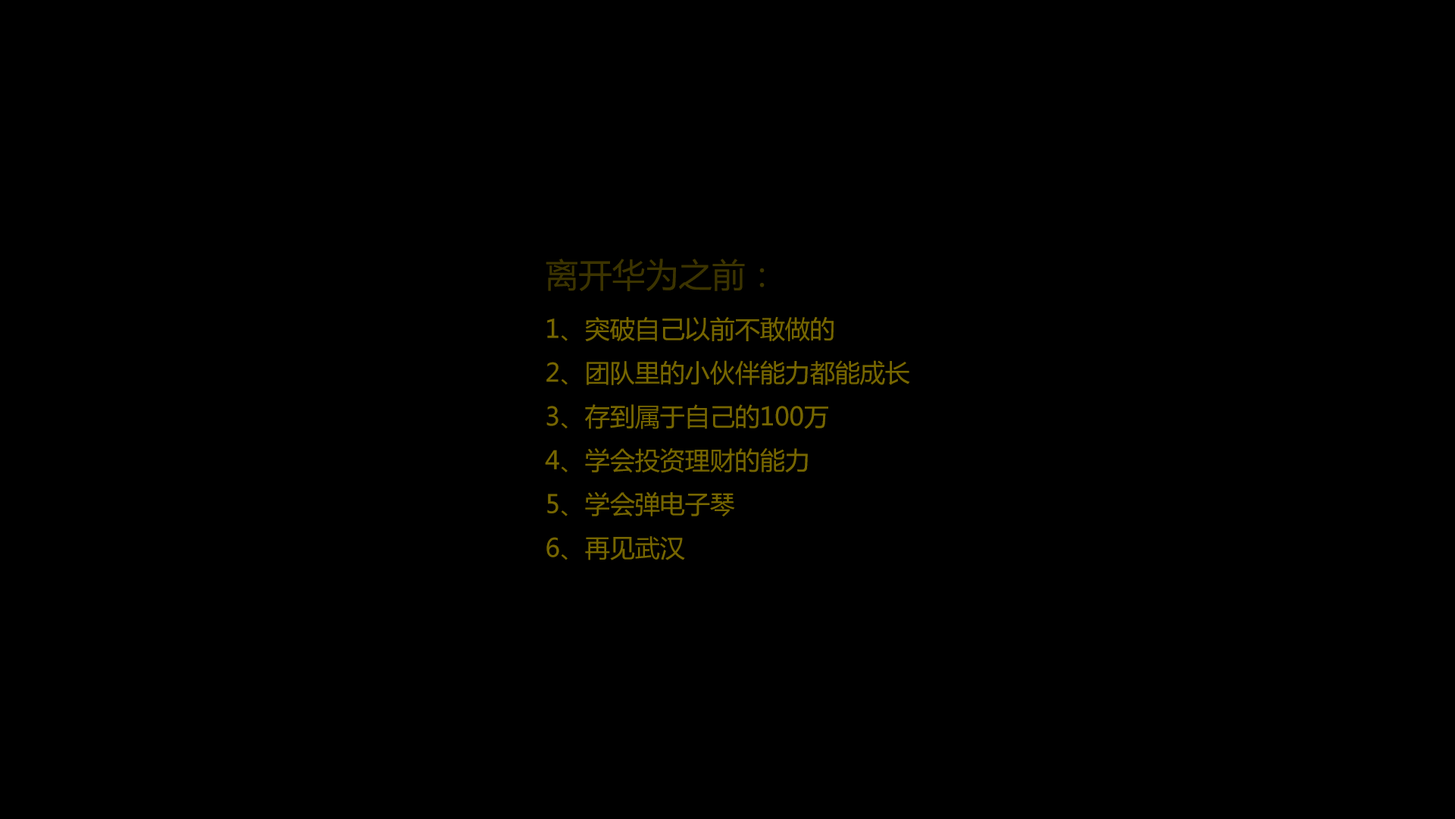
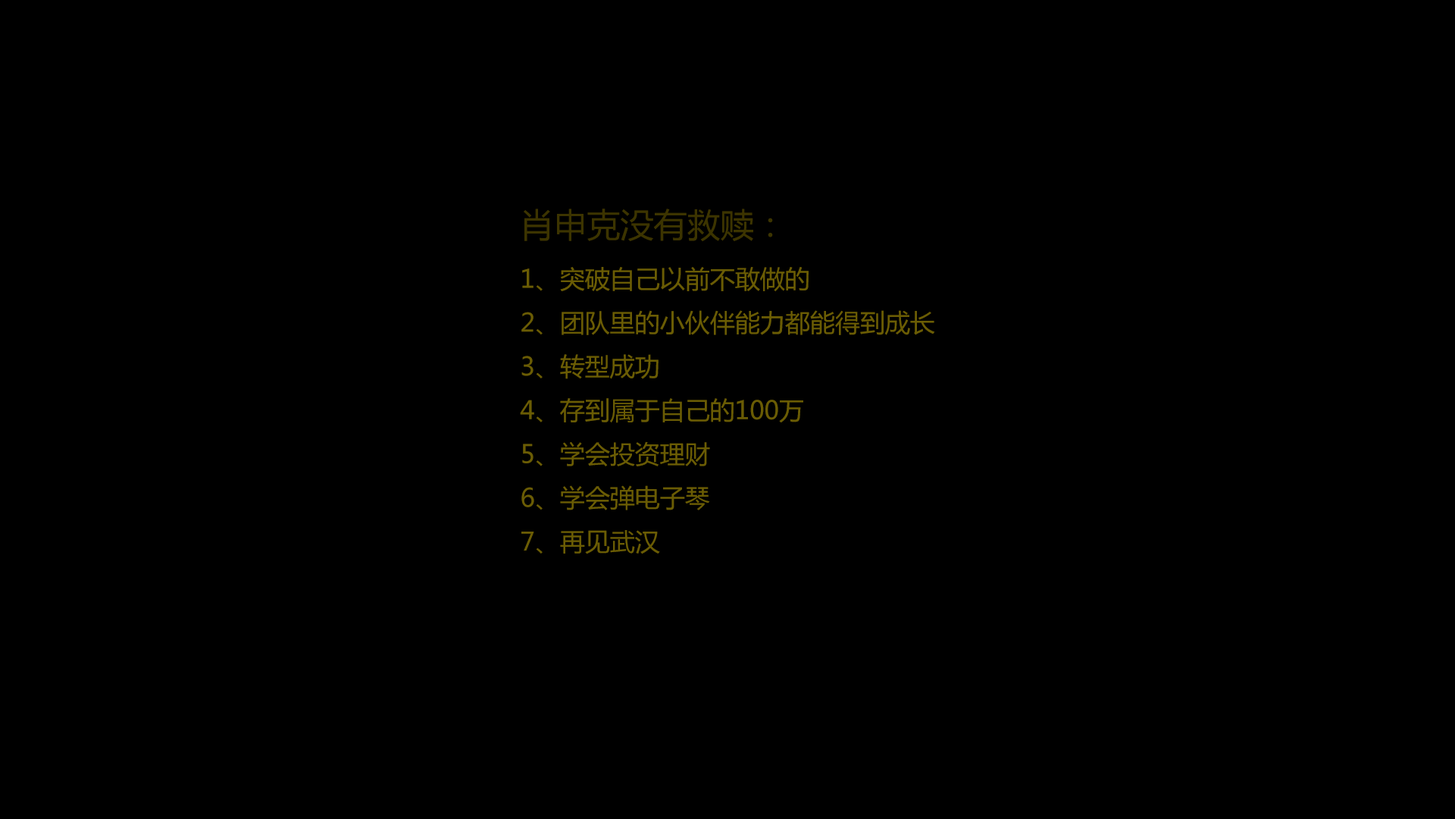
Layered file, before and after one edit (1455 × 819). Changes by layer:
renamed "离开华为之前： 1、突破自己以前不敢做的 2、团队里的小伙伴能力都能成长 3、存到属于自己的100万 4、学会投资理财的能力" to "肖申克没有救赎： 1、突破自己以前不敢做的 2、团队里的小伙伴能力都能得到成长 3、转型成功 4、存到属于自己的100万 5、", painted on it over [519, 208, 936, 561]
